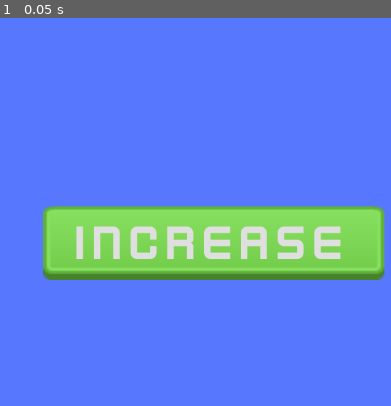
Above: before the commit, frame 1.
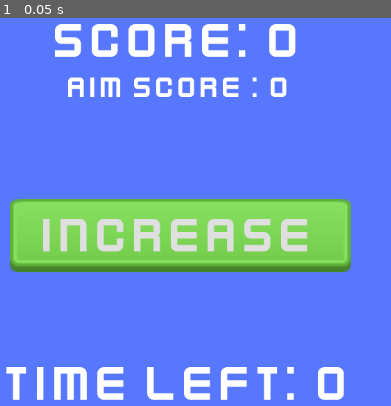
Above: after the commit, the same moment.

Repository: paulojnneto/MobileCourse
Game: Godot game, scene res://main.tscn
The game is run twice, just before and just after one commit, with the same random seed, the same clock (stepped at 60 frames per second) and the same inputs. The project has no main scene, so this scene is started directly.
Inputs:
- Up to frame 1 (0.05 s): no input

The runs differ from the first frame. In frame 1, 20% of the frame differs, in the area x 1-99%, y 1-99%.

Commit message:
Update main.tscn
Added some scenes and style into it

Diff:
--- a/main.tscn
+++ b/main.tscn
@@ -23,17 +23,17 @@
 grow_horizontal = 2
 grow_vertical = 2
 
-[node name="Button" type="Button" parent="."]
+[node name="IncreaseScoreButton" type="Button" parent="."]
 layout_mode = 1
 anchors_preset = 8
 anchor_left = 0.5
 anchor_top = 0.5
 anchor_right = 0.5
 anchor_bottom = 0.5
-offset_left = -198.0
-offset_top = -42.0
-offset_right = 294.0
-offset_bottom = 64.0
+offset_left = -246.0
+offset_top = -53.0
+offset_right = 246.0
+offset_bottom = 53.0
 grow_horizontal = 2
 grow_vertical = 2
 theme_override_fonts/font = ExtResource("1_qfwhe")
@@ -43,3 +43,52 @@
 theme_override_styles/pressed = SubResource("StyleBoxTexture_f0txh")
 theme_override_styles/focus = SubResource("StyleBoxTexture_idhbr")
 text = "Increase"
+
+[node name="ScoreLabel" type="Label" parent="."]
+layout_mode = 1
+anchors_preset = 5
+anchor_left = 0.5
+anchor_right = 0.5
+offset_left = -181.0
+offset_right = 181.0
+offset_bottom = 85.0
+grow_horizontal = 2
+theme_override_fonts/font = ExtResource("1_qfwhe")
+theme_override_font_sizes/font_size = 75
+text = "Score: 0
+"
+
+[node name="AimScoreLabel" type="Label" parent="."]
+layout_mode = 1
+anchors_preset = 5
+anchor_left = 0.5
+anchor_right = 0.5
+offset_left = -270.0
+offset_top = 68.0
+offset_right = 270.0
+offset_bottom = 153.0
+grow_horizontal = 2
+theme_override_fonts/font = ExtResource("1_qfwhe")
+theme_override_font_sizes/font_size = 45
+text = "Aim score : 0
+"
+horizontal_alignment = 1
+vertical_alignment = 1
+
+[node name="TimeLeftLabel" type="Label" parent="."]
+layout_mode = 1
+anchors_preset = 7
+anchor_left = 0.5
+anchor_top = 1.0
+anchor_right = 0.5
+anchor_bottom = 1.0
+offset_left = -251.0
+offset_top = -153.0
+offset_right = 252.0
+offset_bottom = -68.0
+grow_horizontal = 2
+grow_vertical = 0
+theme_override_fonts/font = ExtResource("1_qfwhe")
+theme_override_font_sizes/font_size = 75
+text = "Time left: 0
+"
